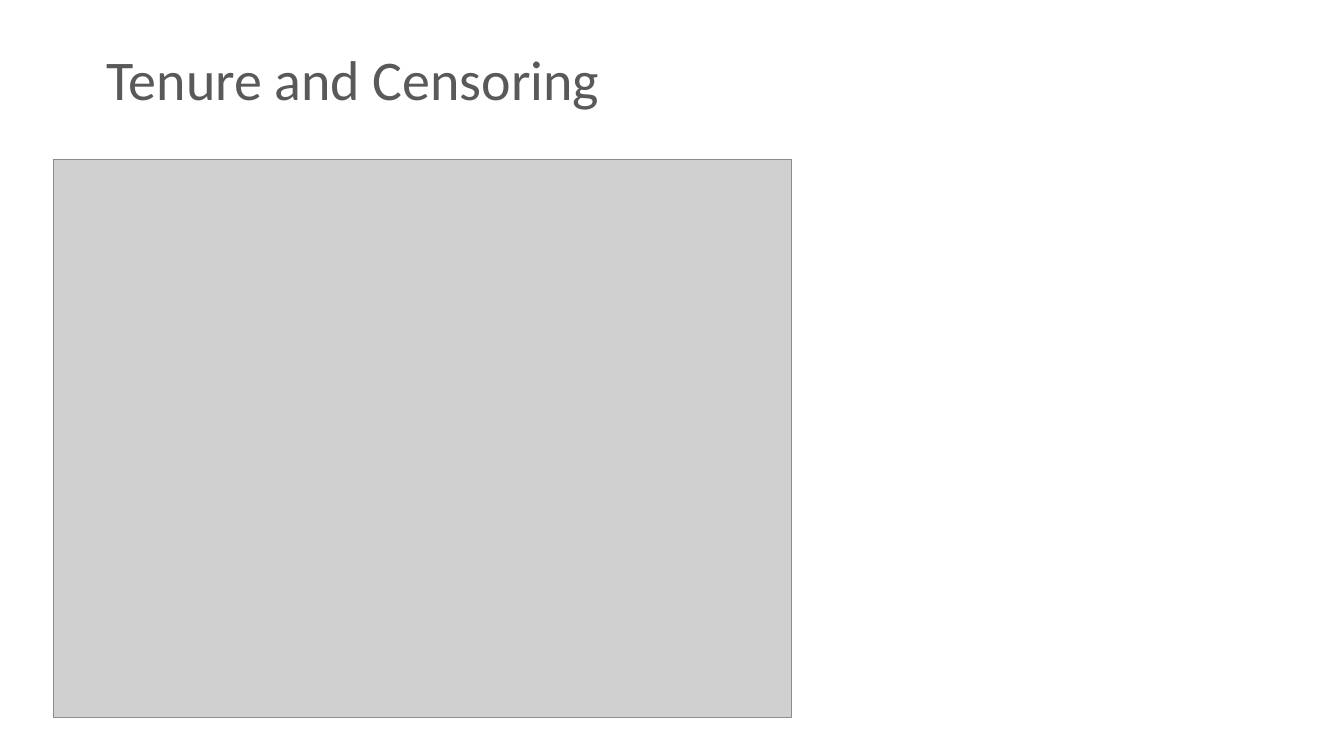
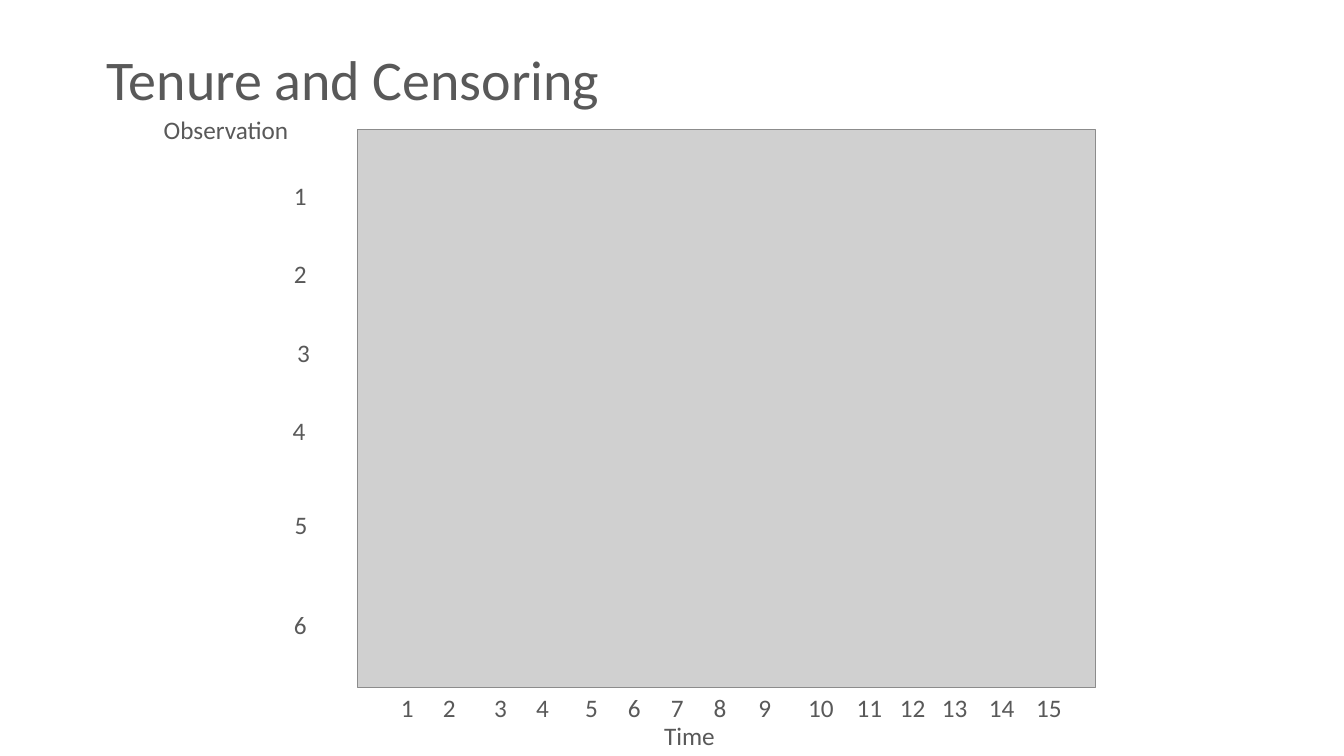
Before and after one commit to sjsimmo2/DAC-Survival, a slide deck: slide 6 of Slides-DAC-Survival Analysis.pptx. Drawn at 1344x756 pixels with LibreOffice and Linux fonts; fonts in the diff are those of the drawing; grey boxes stand for pictures. Boxes give left, top, right and bottom in pixels: in the first picture for what was removed or moved away, otherwise in the second. Text is boxed around its words. In the diff, an @@ line names an element or a change of style, - is before the commit and + after.

```diff
--- a/Slides-DAC-Survival Analysis.pptx
+++ b/Slides-DAC-Survival Analysis.pptx
@@ text added at (164,121,288,139), 18 pt, text #595959 @@
+Observation
@@ picture: place and size @@
-picture at (53,159,791,718)
+picture at (358,130,1096,689)
@@ text added at (294,189,307,205), 18 pt, text #595959 @@
+1
@@ text added at (294,266,307,283), 18 pt, text #595959 @@
+2
@@ text added at (297,345,310,362), 18 pt, text #595959 @@
+3
@@ text added at (293,424,306,440), 18 pt, text #595959 @@
+4
@@ text added at (295,518,308,534), 18 pt, text #595959 @@
+5
@@ text added at (294,617,307,634), 18 pt, text #595959 @@
+6
@@ text added at (401,701,414,717), 18 pt, text #595959 @@
+1
@@ text added at (443,700,456,717), 18 pt, text #595959 @@
+2
@@ text added at (494,700,507,717), 18 pt, text #595959 @@
+3
@@ text added at (536,701,549,717), 18 pt, text #595959 @@
+4
@@ text added at (585,701,598,717), 18 pt, text #595959 @@
+5
@@ text added at (628,700,641,717), 18 pt, text #595959 @@
+6
@@ text added at (671,701,684,717), 18 pt, text #595959 @@
+7
@@ text added at (714,700,727,717), 18 pt, text #595959 @@
+8
@@ text added at (758,700,771,717), 18 pt, text #595959 @@
+9
@@ text added at (808,700,834,717), 18 pt, text #595959 @@
+10
@@ text added at (857,701,883,717), 18 pt, text #595959 @@
+11
@@ text added at (900,700,926,717), 18 pt, text #595959 @@
+12
@@ text added at (942,700,968,717), 18 pt, text #595959 @@
+13
@@ text added at (989,701,1015,717), 18 pt, text #595959 @@
+14
@@ text added at (1036,701,1062,717), 18 pt, text #595959 @@
+15
@@ text added at (664,728,715,745), 18 pt, text #595959 @@
+Time
```
Also in this commit, not shown: 3 other slides changed, 1 slide added.
